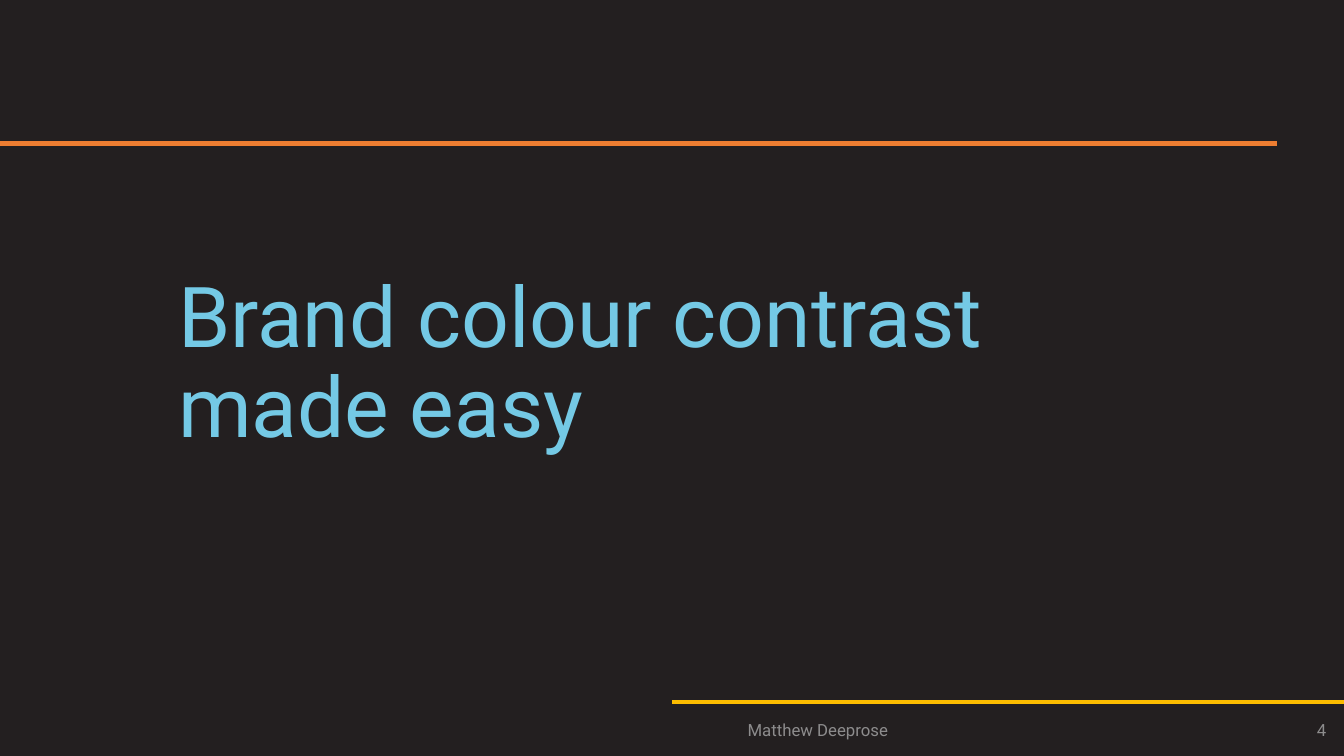
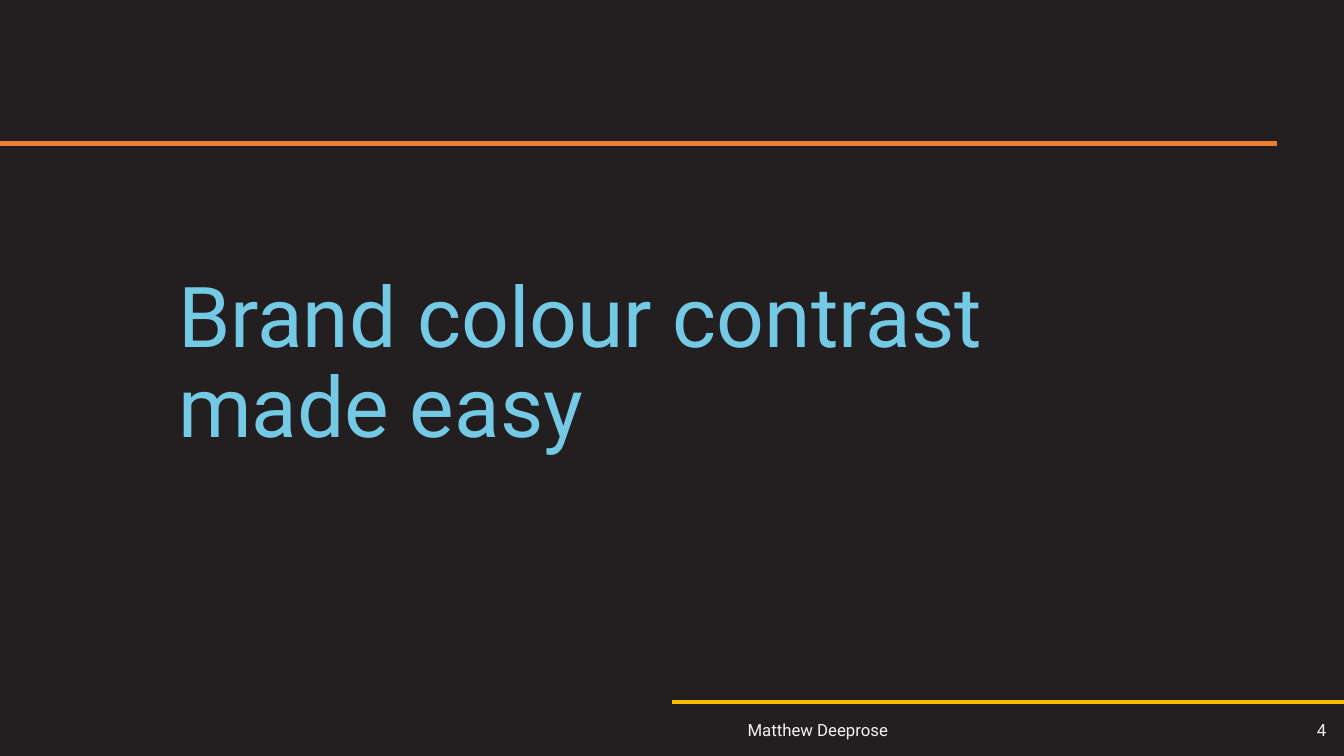
Before and after one commit to matthewdeeprose/matthewdeeprose.github.io, a slide deck: slide 4 of M_Deeprose-Two_Steps_Accessibilty--UCISA-UX.pptx. Drawn at 1344x756 pixels with LibreOffice and Linux fonts; fonts in the diff are those of the drawing. Boxes give left, top, right and bottom in pixels: in the first picture for what was removed or moved away, otherwise in the second. Text is boxed around its words. In the diff, an @@ line names an element or a change of style, - is before the commit and + after.

```diff
--- a/M_Deeprose-Two_Steps_Accessibilty--UCISA-UX.pptx
+++ b/M_Deeprose-Two_Steps_Accessibilty--UCISA-UX.pptx
@@ text "Matthew Deeprose" at [748, 723, 888, 740]: text colour #8D8D8D to #F2F2F2 @@
@@ page number at [1317, 724, 1326, 736]: text colour #8D8D8D to #F2F2F2 @@
```
Also in this commit, not shown: 2 other slides changed, 1 other file.
